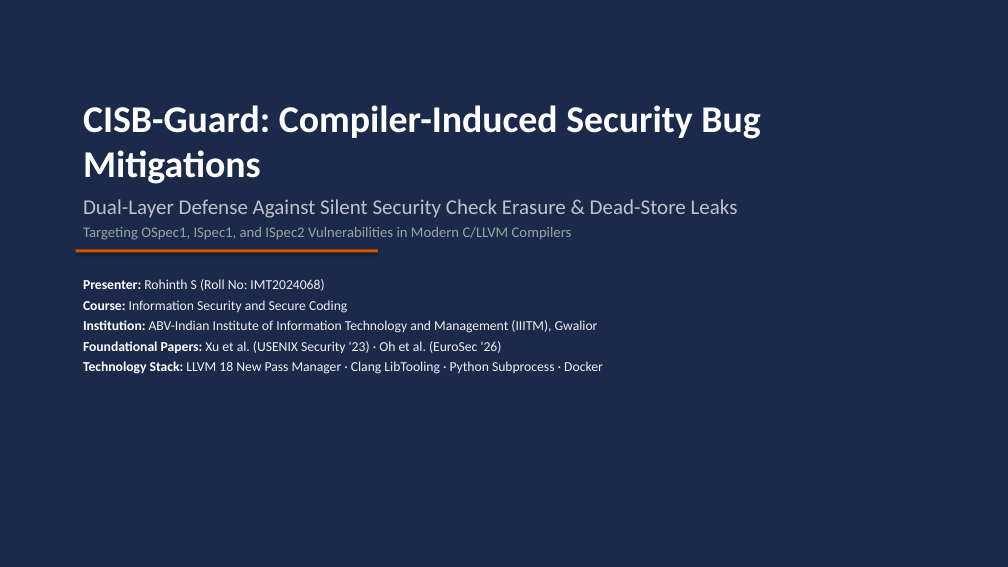
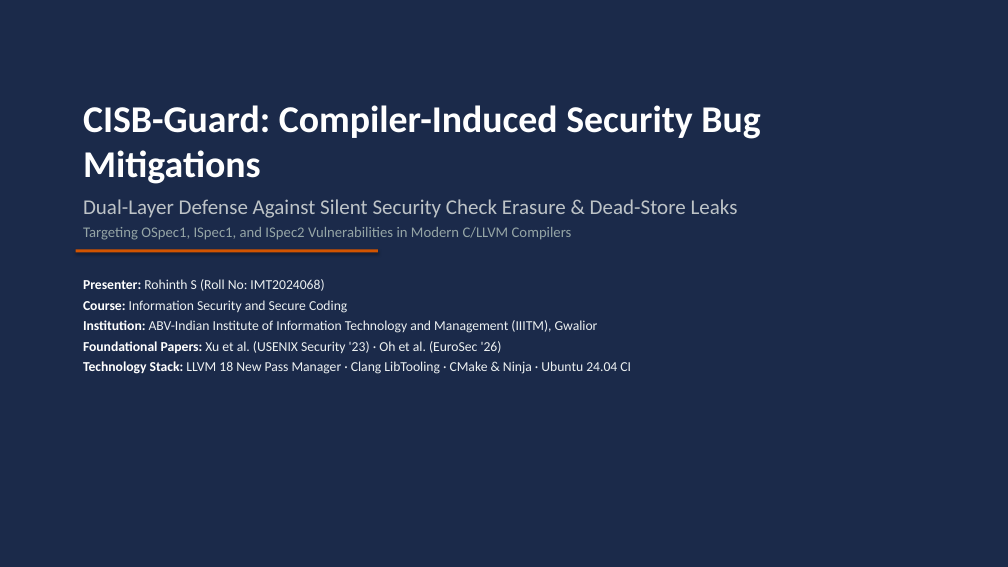
Before and after one commit to Rohinth-S/CISB-compiler-induced-security-bugs, a slide deck: slide 1 of CISB-Guard-Presentation.pptx. Drawn at 1008x567 pixels with LibreOffice and Linux fonts; fonts in the diff are those of the drawing. Boxes give left, top, right and bottom in pixels: in the first picture for what was removed or moved away, otherwise in the second. Text is boxed around its words. In the diff, an @@ line names an element or a change of style, - is before the commit and + after.

Commit message:
docs: update academic conference presentation to 28 slides fully synced with LLVM 18 passes, CI harness, and Pareto benchmarks

```diff
--- a/CISB-Guard-Presentation.pptx
+++ b/CISB-Guard-Presentation.pptx
@@ text at (83, 361, 631, 374): text changed @@
-Technology Stack: LLVM 18 New Pass Manager · Clang LibTooling · Python Subprocess · Docker
+Technology Stack: LLVM 18 New Pass Manager · Clang LibTooling · CMake & Ninja · Ubuntu 24.04 CI
```
Also in this commit, not shown: 26 other slides changed, 1 slide added.
